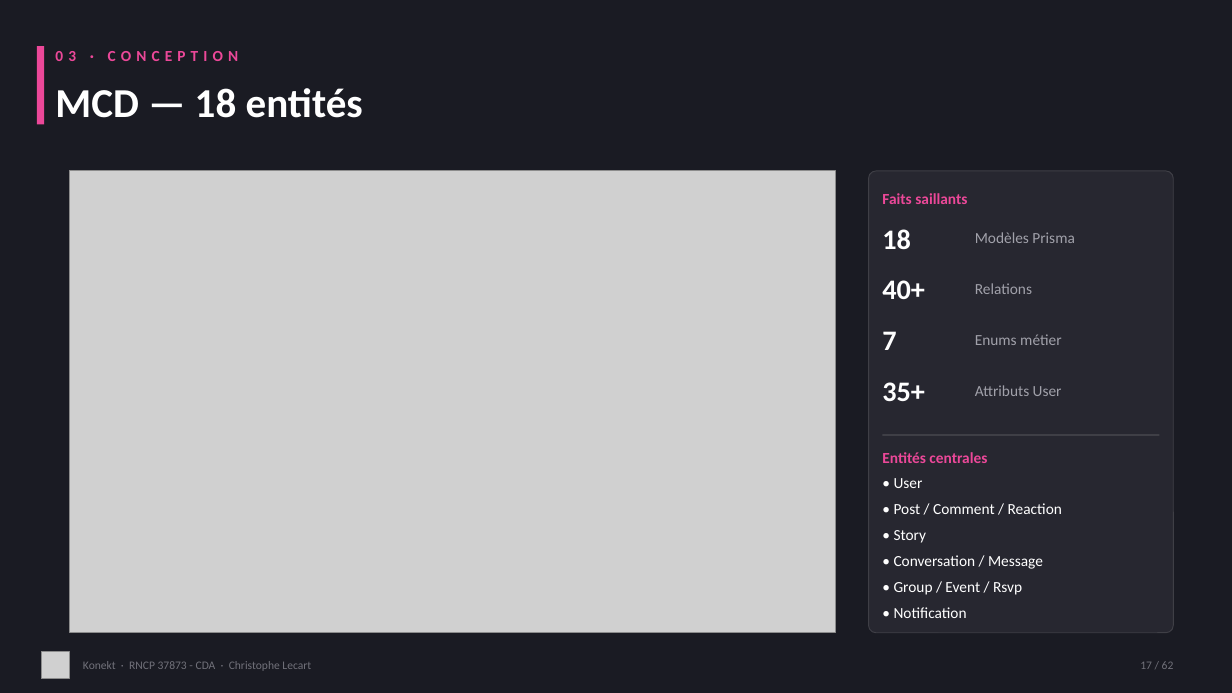
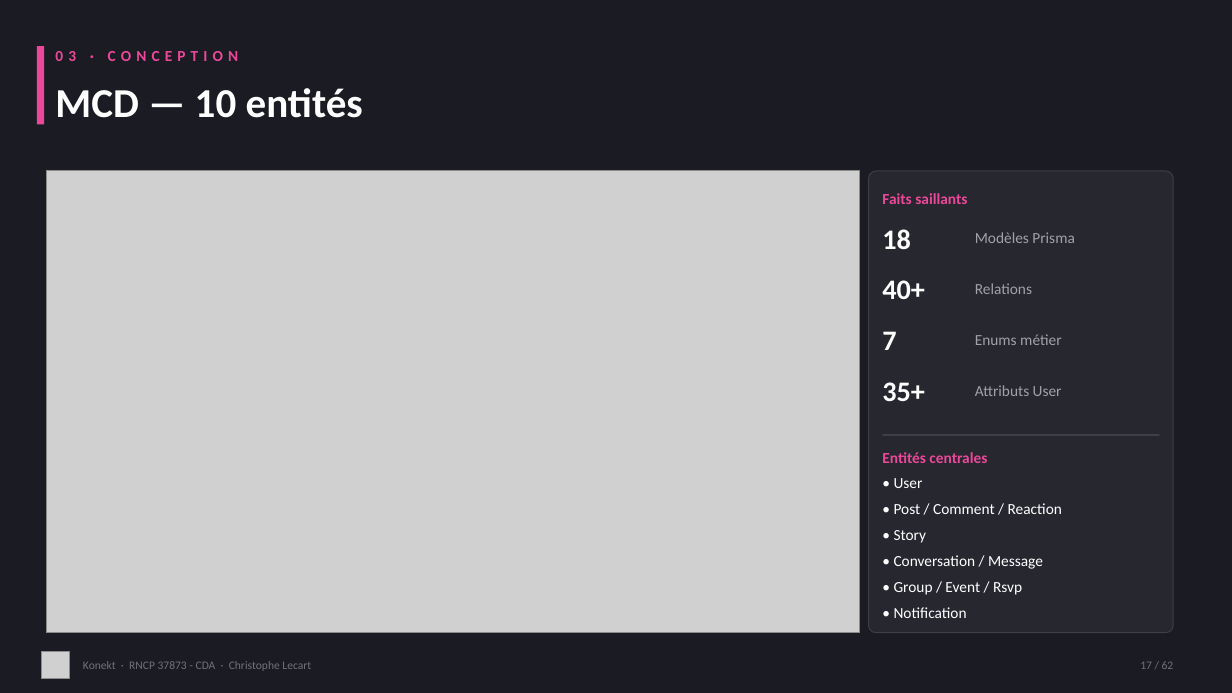
Before and after one commit to CLecart/social-network, a slide deck: slide 17 of dossier-certification/00-presentation/Konekt_RNCP_37873_Support_Visuel.pptx. Drawn at 1232x693 pixels with LibreOffice and Linux fonts; fonts in the diff are those of the drawing; grey boxes stand for pictures. Boxes give left, top, right and bottom in pixels: in the first picture for what was removed or moved away, otherwise in the second. Text is boxed around its words. In the diff, an @@ line names an element or a change of style, - is before the commit and + after.

```diff
--- a/dossier-certification/00-presentation/Konekt_RNCP_37873_Support_Visuel.pptx
+++ b/dossier-certification/00-presentation/Konekt_RNCP_37873_Support_Visuel.pptx
@@ text at box(55, 88, 363, 118): text changed @@
-MCD — 18 entités
+MCD — 10 entités
@@ picture: place and size @@
-picture at box(70, 171, 836, 633)
+picture at box(46, 171, 860, 633)
```
Also in this commit, not shown: 7 other slides changed, 5 other files.
